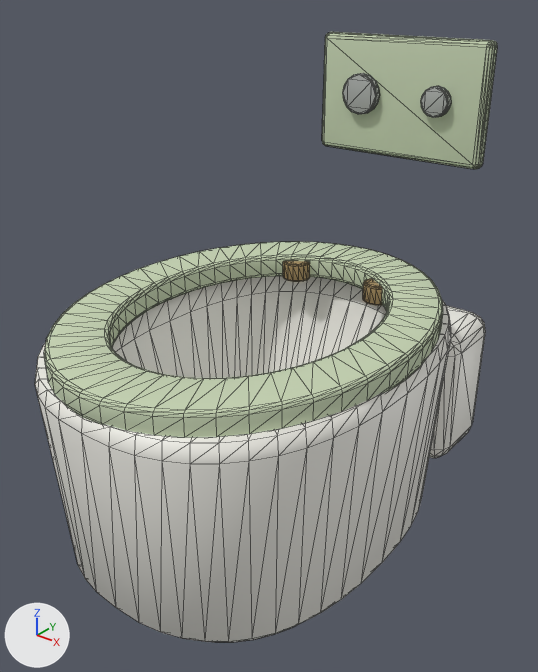
Before and after pictures for a commit that changed the glTF model public/models/furniture/wall-hung-toilet.glb.
Rendered twice from a camera (50 mm lens) standing at (0.477, -0.611, 0.617) and looking at (0.001, -0.016, 0.248). The lights are fixed; the arrows at lower left show +X, +Y and +Z. The first picture is the older version. Mesh edges are drawn as thin lines. Vertices at exactly the same position are counted once.

The first picture shows 'wall-hung-toilet'.
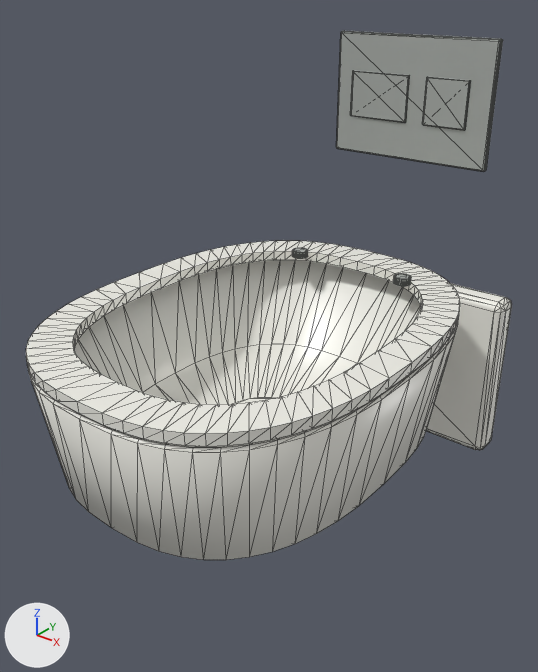
What differs and where, as boxes [x1, y1, x2, y2] in the pictures (538 x 672 px):
'wall-hung-toilet', reshaped (13% shorter)
    before: [35, 32, 498, 642]
    after: [26, 31, 512, 560]
part 1 of me_toilet_bowl_002, added
    after: [292, 248, 308, 259]
part 2 of me_toilet_bowl_002, added
    after: [393, 274, 411, 286]
part 3 of me_toilet_bowl_002, rebuilt (9% wider)
    before: [44, 241, 443, 437]
    after: [26, 241, 460, 446]
part 4 of me_toilet_bowl_002, rebuilt (18% shorter)
    before: [35, 276, 451, 642]
    after: [28, 260, 458, 560]
part 5 of me_toilet_bowl_002, rebuilt
    before: [429, 305, 486, 458]
    after: [426, 283, 512, 450]
part 6 of me_toilet_bowl_002, added
    after: [336, 31, 503, 171]
part 7 of me_toilet_bowl_002, added
    after: [350, 70, 410, 123]
part 8 of me_toilet_bowl_002, added
    after: [423, 77, 471, 130]
part 9 of me_toilet_bowl_002, deleted
    before: [283, 73, 451, 305]
part 10 of me_toilet_bowl_002, deleted
    before: [322, 32, 498, 169]

The change in detail:
Material 'clear-glass' (mat_clear_glass) is new.
Its base color is (0.57, 0.75, 0.78) (pale blue #c7e1e5).
Its roughness is 0.12.
Its alpha is 0.18.
me_toilet_bowl_002 is used by ob_wall_hung_toilet; location (0.0, 0.0, 0.0).
me_toilet_bowl_002 had 1668 vertices, 3292 faces and spanned x -0.19..0.19, y -0.28..0.28, z 0.0..0.55.
me_toilet_bowl_002 now has 1088 vertices, 2132 faces and spans x -0.19..0.19, y -0.28..0.28, z 0.0..0.55.
me_toilet_bowl_002 part 1: a new loose piece, a 32-sided cylinder along z spanning x -0.0871..-0.0661, y 0.1363..0.1563, z 0.2809..0.289, in mat_brushed_steel (grey #b9bdb9).
me_toilet_bowl_002 part 2: a new loose piece, a 32-sided cylinder along z spanning x 0.0661..0.0871, y 0.1363..0.1563, z 0.2809..0.289, in mat_brushed_steel (grey #b9bdb9).
me_toilet_bowl_002 part 3: the loose piece of 576 vertices spanning x -0.188..0.188, y -0.278..0.202, z 0.264..0.293 is rebuilt with 256 vertices and now spans x -0.19..0.19, y -0.28..0.21, z 0.273..0.285, in mat_warm_porcelain (white #f1f0e9).
me_toilet_bowl_002 part 4: the loose piece of 384 vertices spanning x -0.19..0.19, y -0.28..0.204, z 0.0..0.27 is rebuilt with 336 vertices and now spans x -0.19..0.19, y -0.28..0.21, z 0.11..0.27.
me_toilet_bowl_002 part 5: the loose piece of 96 vertices spanning x -0.145..0.145, y 0.166..0.28, z 0.025..0.215 is rebuilt with 56 vertices and now spans x -0.171..0.171, y 0.24..0.28, z 0.02..0.244.
me_toilet_bowl_002 part 6: a new loose piece of 56 vertices spanning x -0.11..0.11, y 0.272..0.28, z 0.397..0.55, in mat_brushed_steel (grey #b9bdb9).
me_toilet_bowl_002 part 7: a new loose piece of 56 vertices spanning x -0.087..-0.003, y 0.269..0.273, z 0.444..0.503, in mat_brushed_steel (grey #b9bdb9).
me_toilet_bowl_002 part 8: a new loose piece of 56 vertices spanning x 0.022..0.079, y 0.269..0.273, z 0.444..0.503, in mat_brushed_steel (grey #b9bdb9).
me_toilet_bowl_002 part 9: 8 loose pieces with 516 vertices, spanning x -0.079..0.079, y -0.058..0.239, z 0.06..0.505, are deleted.
Part 10, on me_toilet_bowl_002:
96 vertices are removed from x -0.115..0.115, y 0.24..0.259, z 0.405..0.55.
188 faces are deleted.
Other edits to the shape of me_toilet_bowl_002 do not show in these pictures.
me_toilet_bowl_002 gains material mat_clear_glass (pale blue #c7e1e5).
